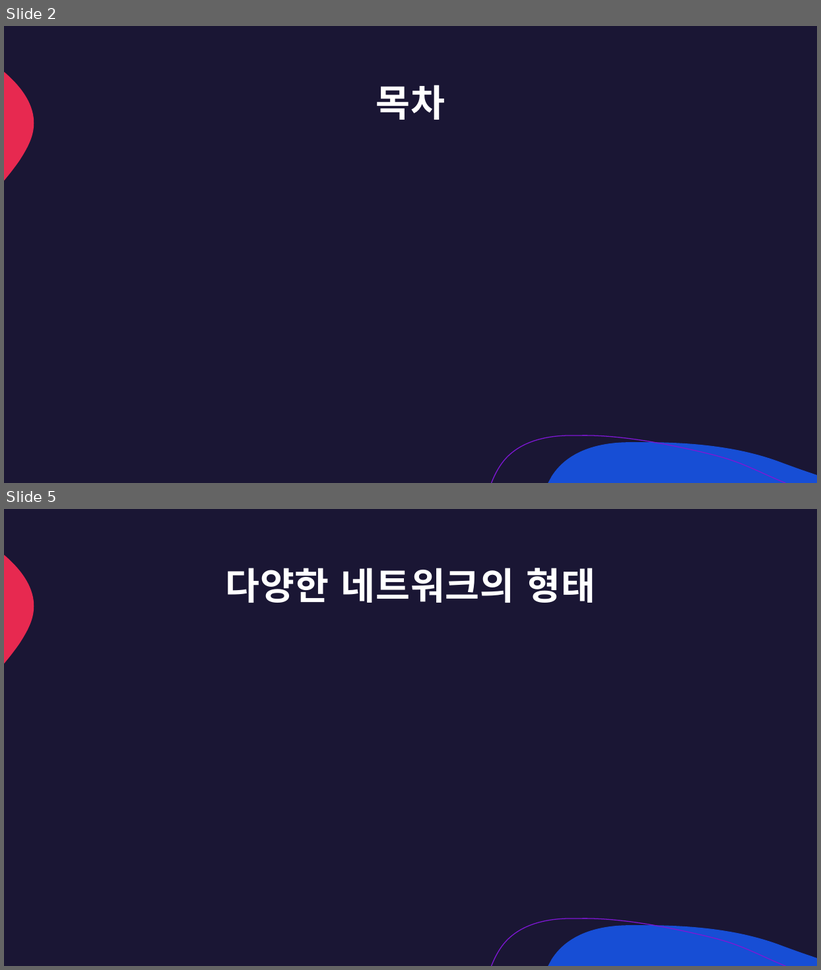
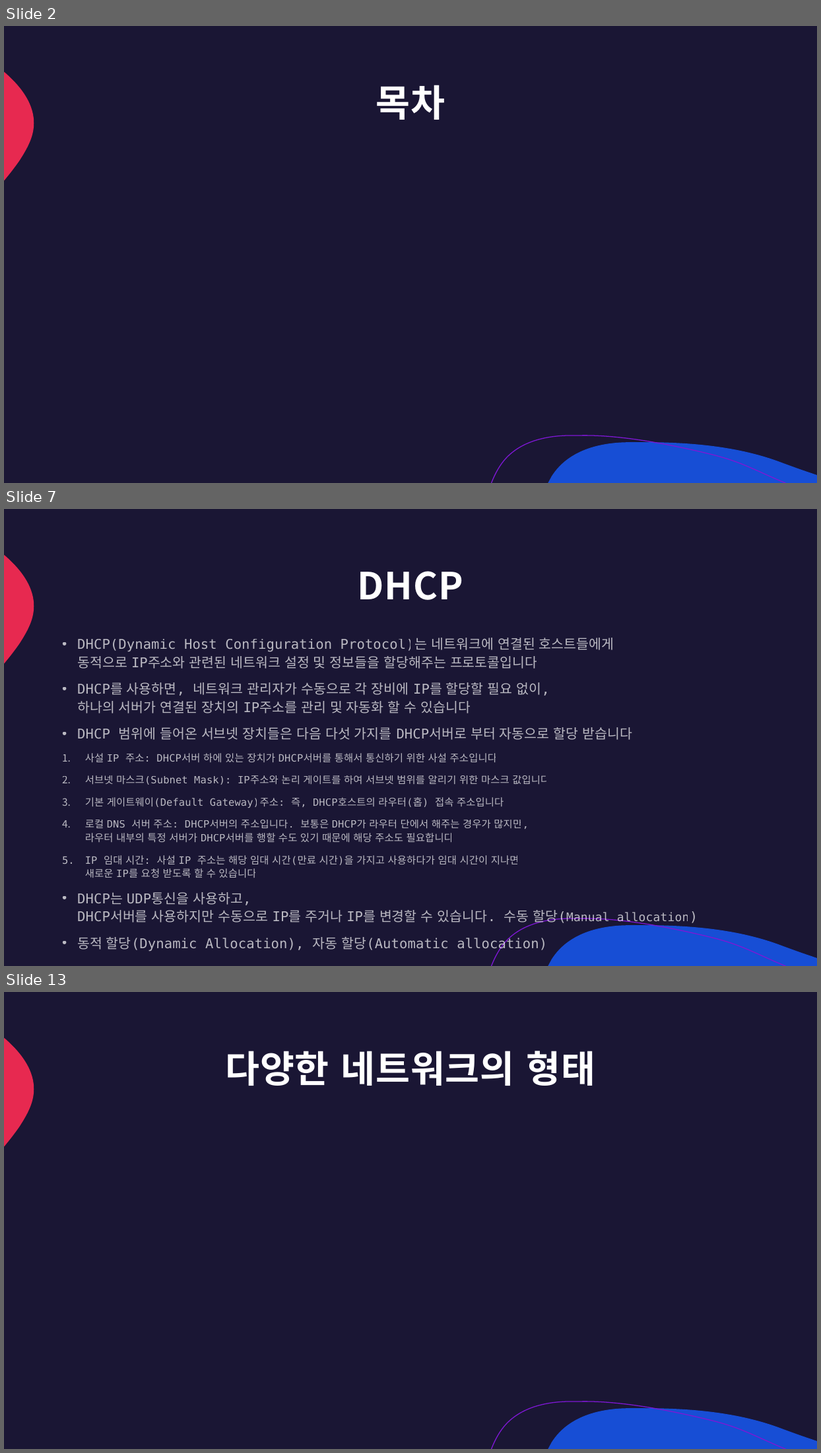
Before and after one commit to lumen4723/2024_network, a slide deck: 1.pptx. Shown one above the other, each under a label of ours: slides 2 and 5 before the commit, slides 2, 7 and 13 after it; the slides between them are not shown. The pictures are 821x970 and 821x1453 pixels, drawn with LibreOffice and Linux fonts; fonts in the diff are those of the drawing. Boxes give left, top, right and bottom in pixels: in the first picture for what was removed or moved away, otherwise in the second. Text is boxed around its words. In the diff, an @@ line names an element or a change of style, - is before the commit and + after.

```diff
--- a/1.pptx
+++ b/1.pptx
@@ slide 7 added at bbox=[4, 509, 817, 966], background #1A1634; not listed: 3 template elements that a slide beside it also shows @@
@@ title added at bbox=[358, 571, 463, 600], 44 pt, text #FFFFFF, bold @@
+DHCP
@@ text added at bbox=[77, 638, 690, 952], 16 pt, text #FFFFFF at 70% opacity @@
+• DHCP(Dynamic Host Configuration Protocol)는 네트워크에 연결된 호스트들에게
+  동적으로 IP주소와 관련된 네트워크 설정 및 정보들을 할당해주는 프로토콜입니다
+• DHCP를 사용하면, 네트워크 관리자가 수동으로 각 장비에 IP를 할당할 필요 없이,
+  하나의 서버가 연결된 장치의 IP주소를 관리 및 자동화 할 수 있습니다
+• DHCP 범위에 들어온 서브넷 장치들은 다음 다섯 가지를 DHCP서버로 부터 자동으로 할당 받습니다
+1. 사설 IP 주소: DHCP서버 하에 있는 장치가 DHCP서버를 통해서 통신하기 위한 사설 주소입니다
+2. 서브넷 마스크(Subnet Mask): IP주소와 논리 게이트를 하여 서브넷 범위를 알리기 위한 마스크 값입니다
+3. 기본 게이트웨이(Default Gateway)주소: 즉, DHCP호스트의 라우터(홉) 접속 주소입니다
+4. 로컬 DNS 서버 주소: DHCP서버의 주소입니다. 보통은 DHCP가 라우터 단에서 해주는 경우가 많지만,
+   라우터 내부의 특정 서버가 DHCP서버를 행할 수도 있기 때문에 해당 주소도 필요합니다
+5. IP 임대 시간: 사설 IP 주소는 해당 임대 시간(만료 시간)을 가지고 사용하다가 임대 시간이 지나면
+   새로운 IP를 요청 받도록 할 수 있습니다
+• DHCP는 UDP통신을 사용하고,
+  DHCP서버를 사용하지만 수동으로 IP를 주거나 IP를 변경할 수 있습니다. 수동 할당(Manual allocation)
+• 동적 할당(Dynamic Allocation), 자동 할당(Automatic allocation)
@@ what was slide 5 is now slide 13 @@
```
Also in this commit, not shown: 1 slide changed, 25 other slides added, 1 slide removed, 2 other files.
